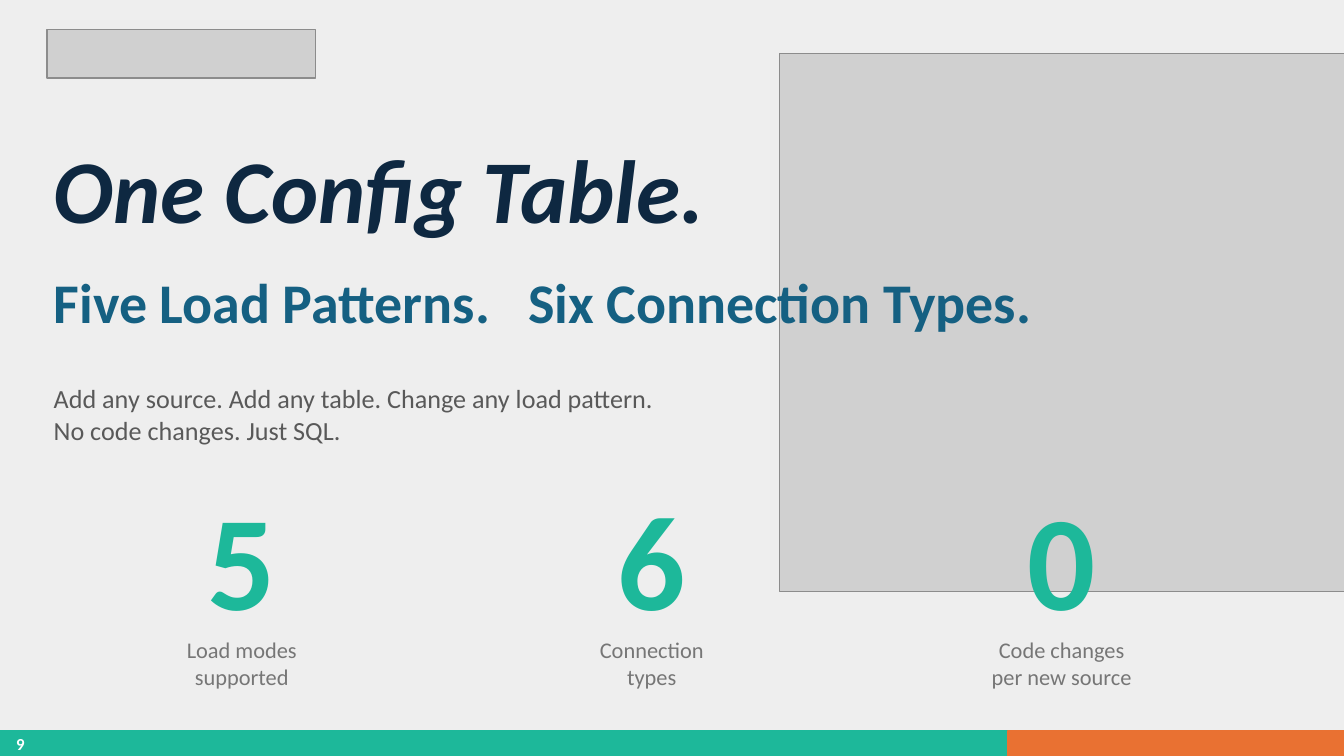
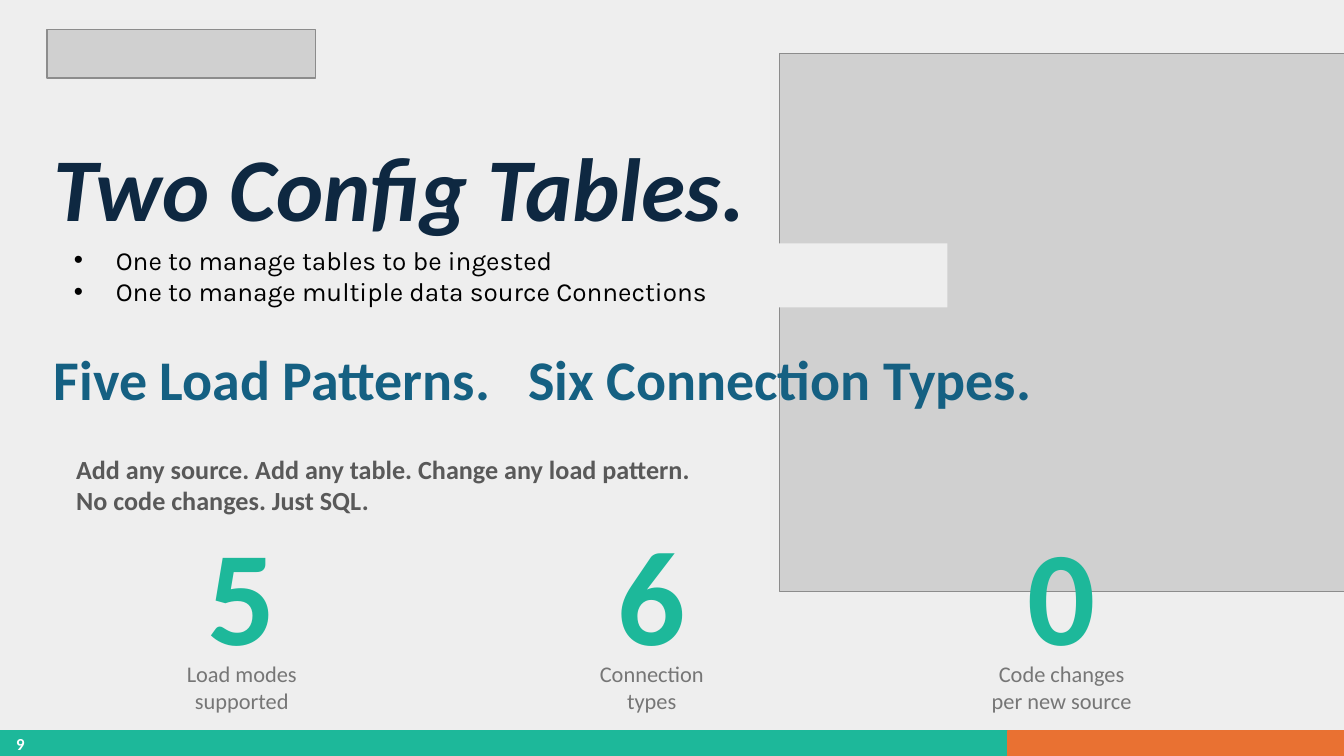
Before and after one commit to M-Tracy-Anderson/metadriven_data_ingestion, a slide deck: slide 9 of DBX_Metadata_Ingestion.pptx. Drawn at 1344x756 pixels with LibreOffice and Linux fonts; fonts in the diff are those of the drawing; grey boxes stand for pictures; background and template pictures are left out. Boxes give left, top, right and bottom in pixels: in the first picture for what was removed or moved away, otherwise in the second. Text is boxed around its words. In the diff, an @@ line names an element or a change of style, - is before the commit and + after.

```diff
--- a/DBX_Metadata_Ingestion.pptx
+++ b/DBX_Metadata_Ingestion.pptx
@@ text at box(54, 158, 745, 236): text changed @@
-One Config Table.
+Two Config Tables.
@@ text added at box(116, 252, 706, 308), 14 pt, text #000000 @@
+• One to manage tables to be ingested
+• One to manage multiple data source Connections
@@ text "Five Load Patterns. Six Connection ...": place and size @@
-text "Five Load Patterns. Six Connection ..." at box(54, 276, 1031, 336)
+text "Five Load Patterns. Six Connection ..." at box(54, 353, 1031, 413)
@@ text "Add any source. Add any ...": place and size @@
-text "Add any source. Add any ..." at box(54, 390, 653, 445)
+text "Add any source. Add any ..." at box(76, 460, 689, 515)
@@ text "Add any source. Add any ..." at box(76, 460, 689, 515): bold on @@
@@ 3 texts: place and size @@
-3 texts at box(208, 518, 1096, 611)
+3 texts at box(208, 553, 1096, 676)
@@ 3 texts: place and size @@
-3 texts at box(187, 642, 1131, 689)
+3 texts at box(187, 666, 1131, 713)
```
Also in this commit, not shown: 3 other slides changed.
